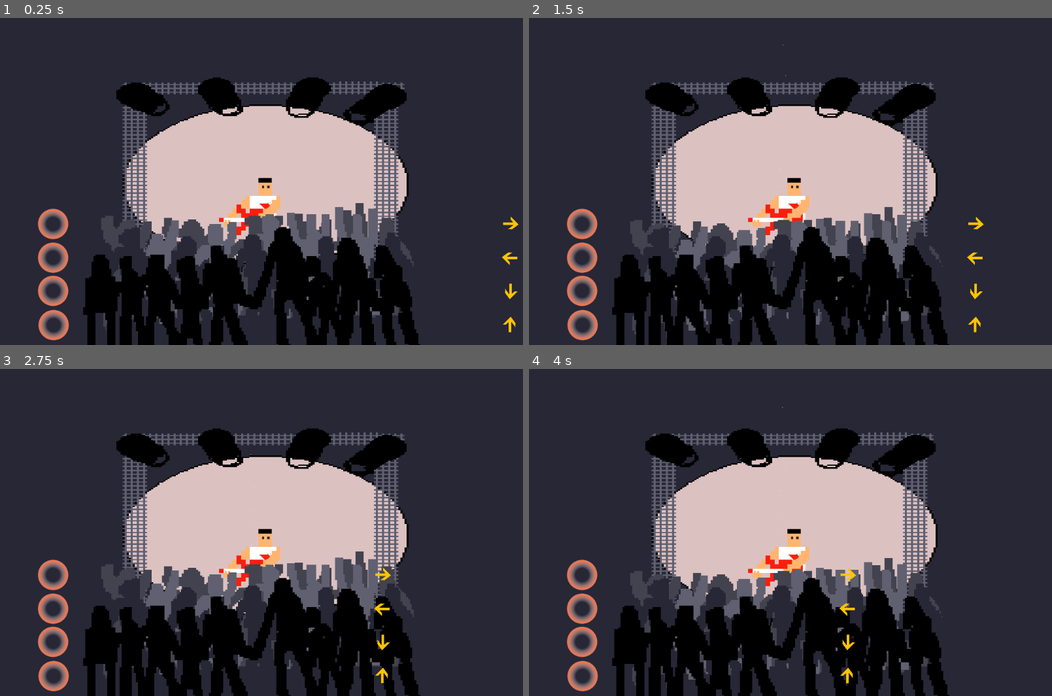
Above: before the commit, frames 1-4 (two rows, left to right).
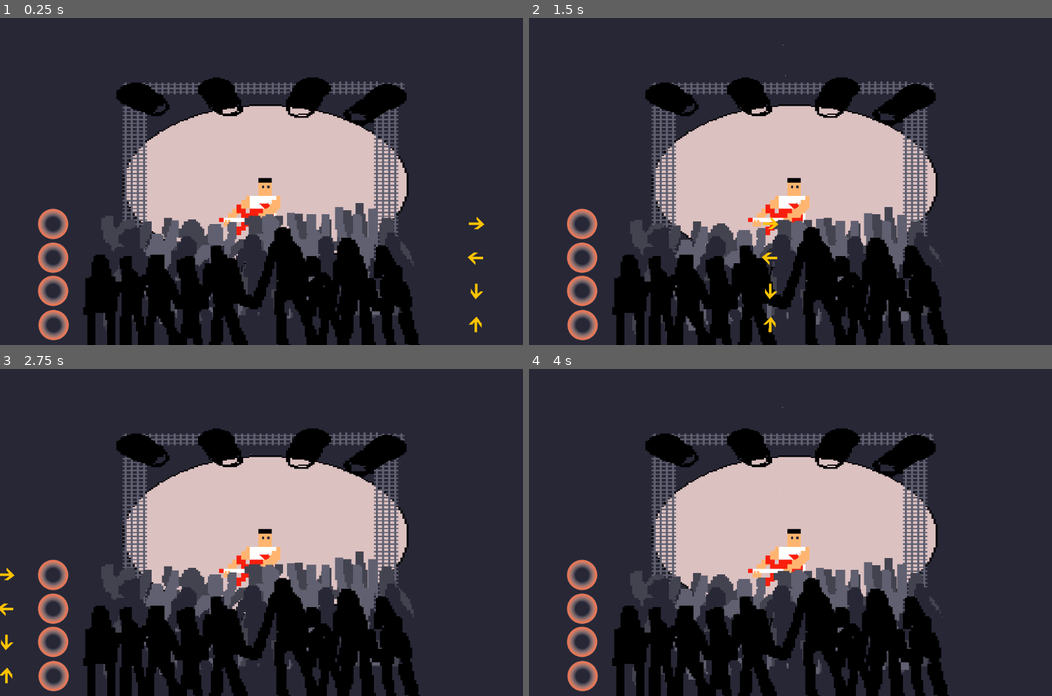
Above: after the commit, the same moments.

Repository: Bouzelouuf/rockstart_spag
Game: Godot game, scene res://main_scene.tscn
Same seed, same stepped clock (60 frames per second), same inputs: the game is played once before the commit and once after it.
Inputs:
- Up to frame 1 (0.25 s): no input
- Up to frame 2 (1.5 s): no input
- Up to frame 3 (2.75 s): no input
- Up to frame 4 (4 s): no input

The runs differ from the first frame. In frame 1, 0.4% of the frame differs, in the area x 89-100%, y 60-97%; in frame 2, 0.4%; in frame 3, 0.4%; in frame 4, 0.2%.

Commit message:
switched to calculating arrow speed based on variable screentime

Diff:
--- a/elements/keyLander/falling_key.gd
+++ b/elements/keyLander/falling_key.gd
@@ -1,13 +1,16 @@
 extends Node2D
 
 var keyName: String
-var speed: int
+var speed: float
 
 #signal bye
 
+func _init() -> void:
+	set_process(false)
+
 # Called when the node enters the scene tree for the first time.
 func _ready() -> void:
-	pass # Replace with function body.
+	pass
 
 
 # Called every frame. 'delta' is the elapsed time since the previous frame.
--- a/elements/keyLander/key_lander.gd
+++ b/elements/keyLander/key_lander.gd
@@ -3,7 +3,7 @@
 @export var key_str: String
 @export var key_rotation: int = 0
 @export var scoreThresholds: Array[int]
-var keySpeed: int = 100
+@export var keyScreentime: float = 2.5
 var keyFile: PackedScene = preload("./fallingKey.tscn")
 var screenSize: Vector2
 var collisionRadius: float
@@ -44,10 +44,10 @@
 	var key = keyFile.instantiate()
 	add_child(key)
 	#keyArr.append(key)
-	key.speed = keySpeed
 	key.keyName = key_str
 	key.position.x = screenSize.x - position.x
 	key.rotation_degrees = key_rotation
+	key.speed = key.position.x / keyScreentime
 	#key.bye.connect(pop_key)
 
 
